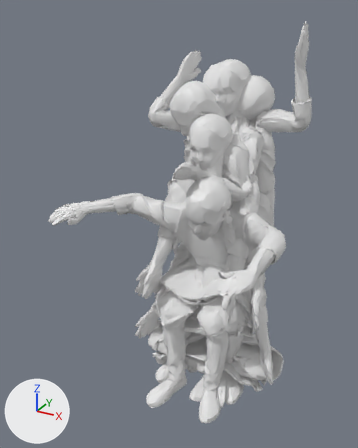
What one commit did to the glTF model public/models/figures/college_girl.glb.
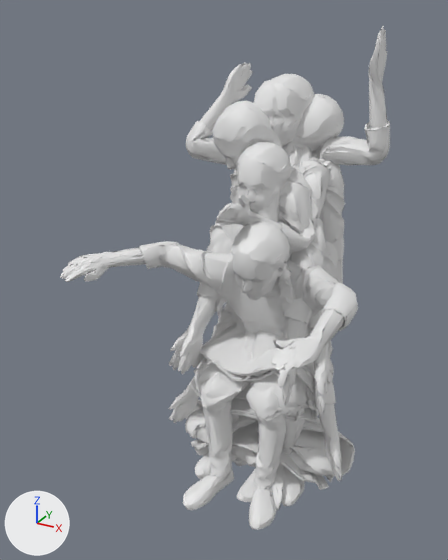
The first picture shows the older version from a 50 mm camera at (0.879, -2.041, 1.789) aimed at (-0.118, -0.229, 0.882). The close-ups show the older and then the newer version on the part from 0% to 100% of the width and 0% to 100% of the height of that picture. Only the edits that show in the close-ups are written down. Arrows for +X, +Y and +Z are at lower left; the lights stay in place.

Objects in the first close-up: 'chair', 'hop', 'ride', 'sit', 'stand', 'stand_b', 'stand_c', 'talk', 'talk_b'.
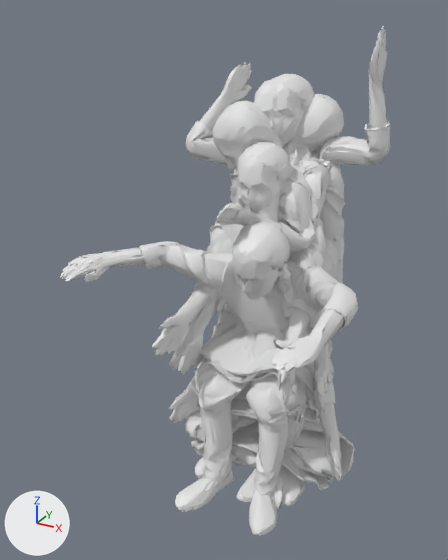
What the commit changed:
Mesh me_drive is new.
It has 6828 vertices, 6998 faces and spans x -0.252..0.245, y -0.513..0.143, z 0.0..1.303.
Object 'drive' (ob_drive) is new; it shows me_drive.
Its location is (0.0, 0.0, 0.0).

Location of each change, [x1, y1, x2, y2] in pixels of the close-ups (448 x 560 px):
'drive', added
    after: [152, 239, 335, 535]
